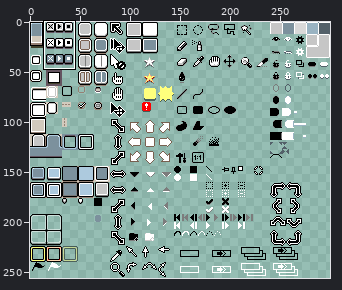
A sprite sheet gets an edit: data/skins/default/sheet.png. Above: a wide view before the commit, with the close-up outlined.
Close-up. Before the edit:
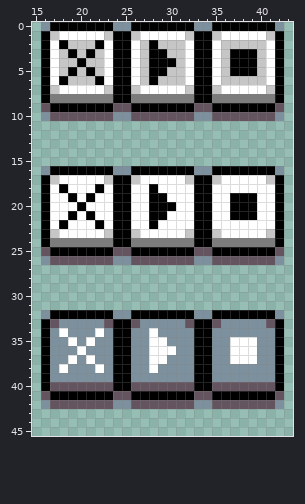
The file is 300x256 pixels. Colours within 5 levels of each other are drawn and written as one. Shown: x 15..43, y 0..45.
Once edited:
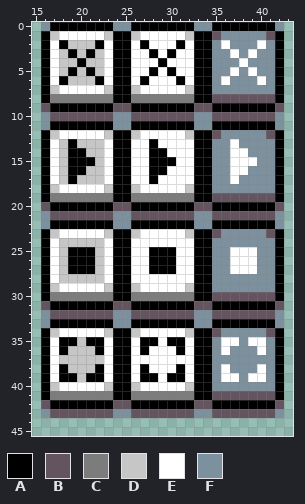
Palette (. is transparent): A #000000  B #645460  C #7c7c7c  D #c6c6c6  E #ffffff  F #7c919d
From old to new:
Changed rows in their new state; - is an unchanged pixel.
first column x 16:
 1 -------------------BFFFFFB-
 2 -----------AEEEA---FEFFFEF-
 3 -----------E-EAE---FFEFEFF-
 4 -----------EE-EE---FFFEFFF-
 5 -----------E-EAE---FFEFEFF-
 6 -----------AEEEA---FEFFFEF-
 7 -------------------FFFFFFF-
 8 -------------------BBBBBBB-
11 FAAAAAAAFFAAAAAAAFFAAAAAAAF
12 ADEEEEEDAADEEEEEDAABFFFFFBA
13 AEDADDDEAAEEAEEEEAAFFEFFFFA
14 AEDAADDEAAEEAAEEEAAFFEEFFFA
15 AEDAAADEAAEEAAAEEAAFFEEEFFA
16 AED--DDEAAEE--EEEAAFFEEFFFA
17 -EDADDDE--E-A---E--FF-FFFF-
18 -DE---ED--D-E---D--FFFFFFF-
19 -CCCCCCC--CCCCCCC--BBBBBBB-
20 BAAA-AAABBAA---AABBAA---AAB
21 FBBBBBBBFFBBBBBBBFFBBBBBBBF
22 FA-AAA-AFFAA-AAAAFFAAAAAAAF
23 -------------------BFFFFFB-
24 -EDDDDDE--EEEEEEE--FFFFFFF-
25 AED---DEAAEE---EEAAFFEEEFFA
26 AEDAAADEAAEEAAAEEAAFFEEEFFA
27 AEDAAADEAAEEAAAEEAAFFEEEFFA
28 AEDDDDDEAAEEEEEEEAAFFFFFFFA
29 ADEEEEEDAADEEEEEDAAFFFFFFFA
30 ACCCCCCCAACCCCCCCAABBBBBBBA
31 BAAAAAAABBAAAAAAABBAAAAAAAB
32 -BBBBBBB--BBBBBBB--BBBBBBB-
33 FAAAAAAAFFAAAAAAAFFAAAAAAAF
34 -D-EEE-D--DE-EEED--B-----B-
35 -EAADAAE--EAA-AAE---E-F-E--
36 -EADDDAE--EA---AE---EFFFE--
37 -EDDDDDE--EE--EEE----FFF---
38 -EADDDAE--EA-EEAE---E---E--
39 -EAADAAE--EAAEAAE---EE-EE--
40 -DEEEEED--DEEEEED--FFFFFFF-
41 ACCCCCCCAACCCCCCCAABBBBBBBA
42 BAAAAAAABBAAAAAAABBAAAAAAAB
43 FBBBBBBBFFBBBBBBBFFBBBBBBBF
Pixel boxes of the changes (left, top, right, bottom) in both close-ups:
changed: (41, 31, 284, 418)
